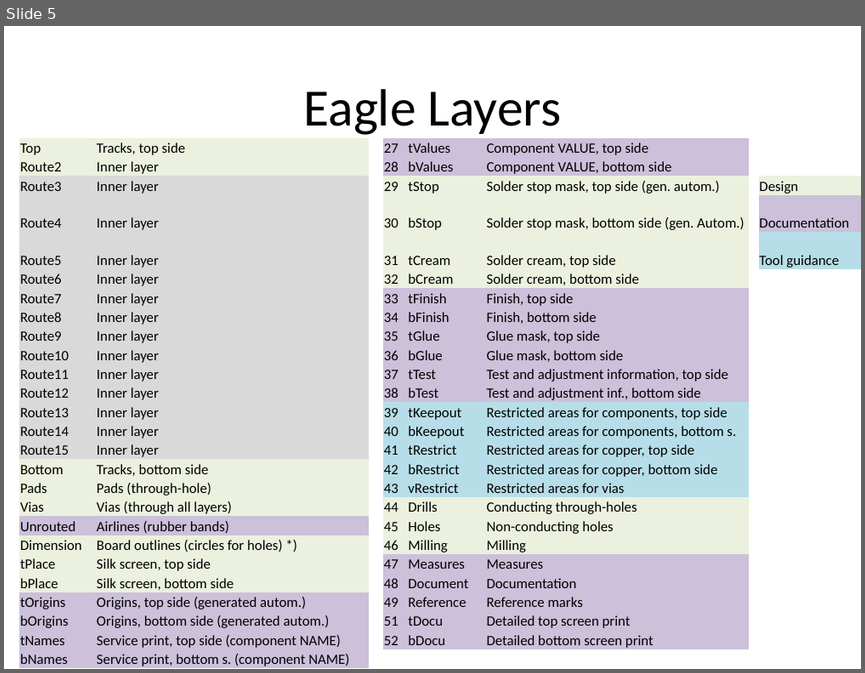
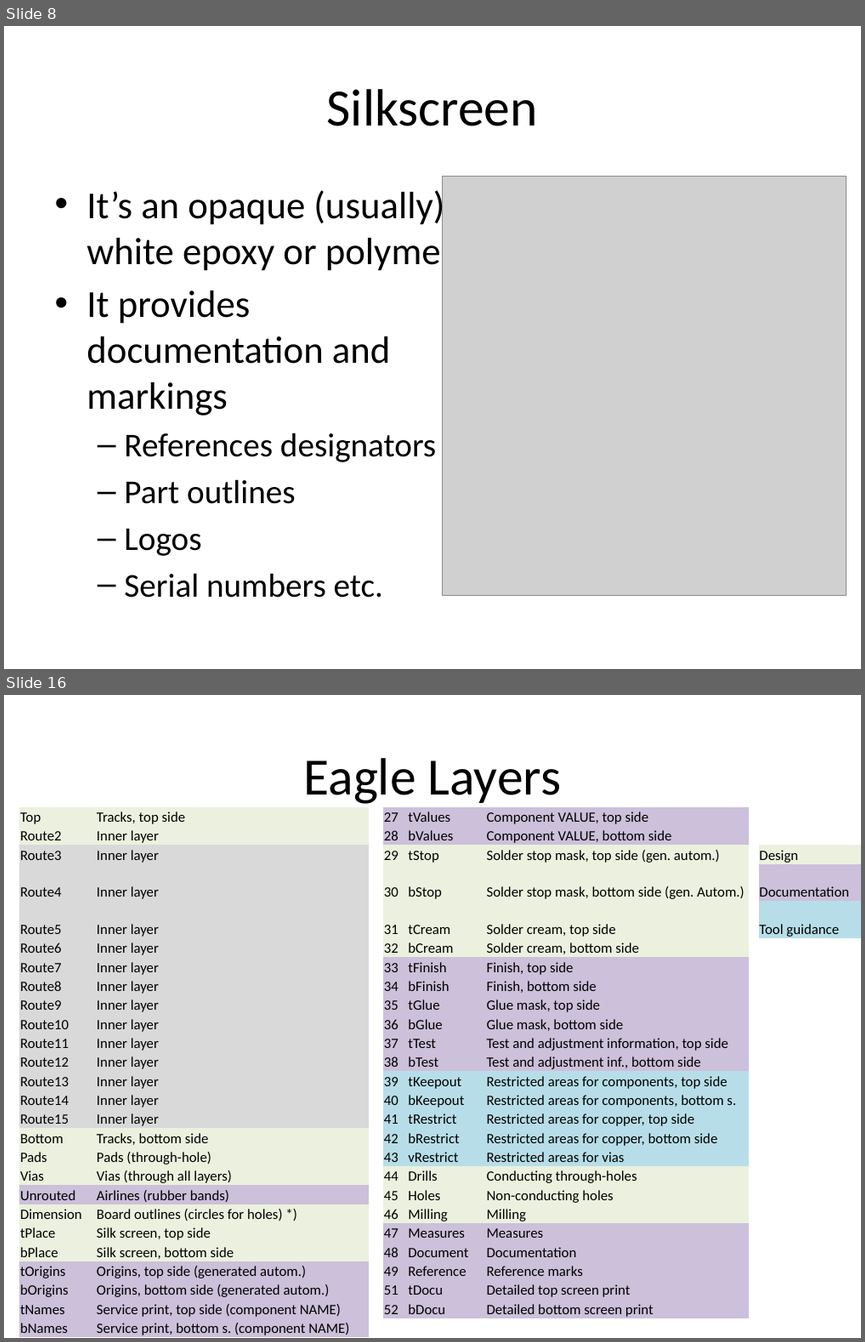
Before and after one commit to NVSL/QuadClass-Resources, a slide deck: Lecture Slides/02-Eagle-Part-1.pptx. Shown one above the other, each under a label of ours: slide 5 before the commit, slides 8 and 16 after it; the slides between them are not shown. The pictures are 865x673 and 865x1342 pixels, drawn with LibreOffice and Linux fonts; fonts in the diff are those of the drawing; grey boxes stand for pictures. Boxes give left, top, right and bottom in pixels: in the first picture for what was removed or moved away, otherwise in the second. Text is boxed around its words. In the diff, an @@ line names an element or a change of style, - is before the commit and + after.

```diff
--- a/Lecture Slides/02-Eagle-Part-1.pptx
+++ b/Lecture Slides/02-Eagle-Part-1.pptx
@@ slide 8 added at (x1=4, y1=26, x2=861, y2=669), background #FFFFFF @@
@@ title added at (x1=327, y1=89, x2=538, y2=126), 44 pt, text #000000 @@
+Silkscreen
@@ picture added at (x1=443, y1=176, x2=846, y2=595) @@
@@ text added at (x1=86, y1=187, x2=454, y2=597), 32 pt, text #000000 @@
+• It’s an opaque (usually) white epoxy or polymer
+• It provides documentation and markings
+  – References designators
+  – Part outlines
+  – Logos
+  – Serial numbers etc.
@@ what was slide 5 is now slide 16 @@
```
Also in this commit, not shown: 2 slides changed, 12 other slides added, 2 slides removed, 7 other files.
